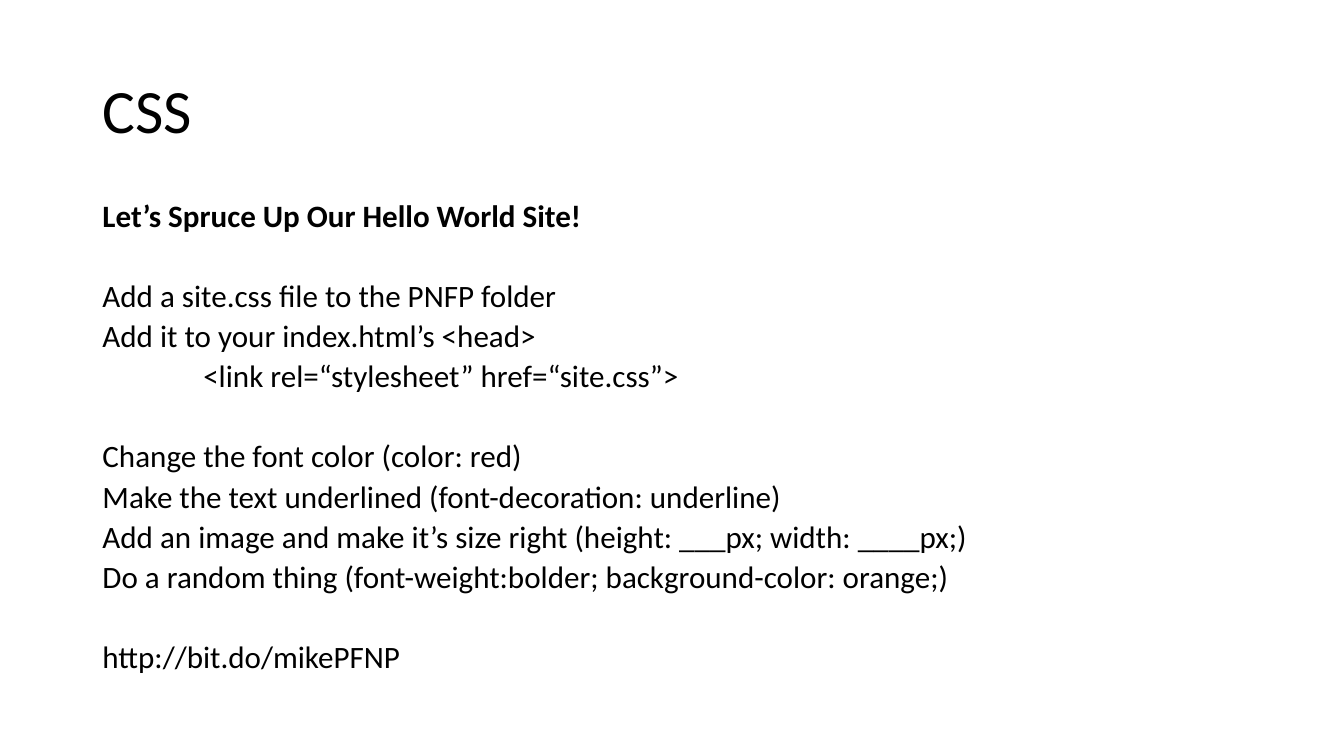
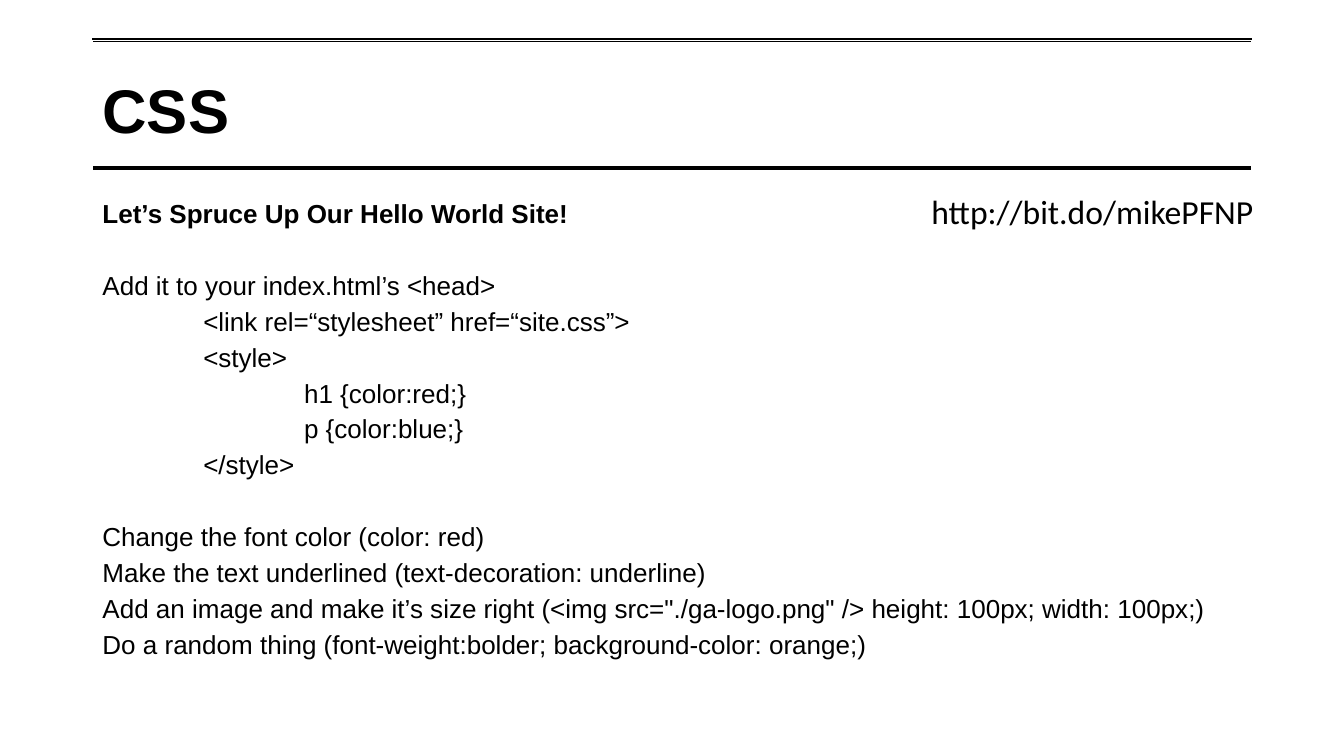
Before and after one commit to lipsitzm/PFNP, a slide deck: slide 75 of PFNP Single Day.pptx (slide 70 before the commit). Drawn at 1344x756 pixels with LibreOffice and Linux fonts; fonts in the diff are those of the drawing; background and template pictures are left out. Boxes give left, top, right and bottom in pixels: in the first picture for what was removed or moved away, otherwise in the second. Text is boxed around its words. In the diff, an @@ line names an element or a change of style, - is before the commit and + after.

Commit message:
Updating Slides

```diff
--- a/PFNP Single Day.pptx
+++ b/PFNP Single Day.pptx
@@ title "CSS": place and size @@
-title "CSS" at bbox=[102, 93, 191, 134]
+title "CSS" at bbox=[93, 40, 1252, 187]
@@ title "CSS" at bbox=[93, 40, 1252, 187]: font Calibri to Arial, bold on; outline none to #FFFFFF 0.75 pt @@
@@ line added from (93, 40) to (1252, 40), #000000 3 pt @@
@@ line added from (93, 168) to (1252, 168), #000000 3 pt @@
@@ text at bbox=[102, 204, 866, 660]: size 22.2 to 18.6 pt, font Calibri to Arial in "Let’s Spruce Up Our Hello World Site!", "Add it to your index.html’s <head>", "<link rel=“stylesheet” href=“site.css”>", "Change the font color (color: red)" and 1 more places @@
@@ text added at bbox=[931, 200, 1253, 230], 24 pt, text #000000 @@
+http://bit.do/mikePFNP
@@ text at bbox=[102, 285, 556, 308]: paragraph removed @@
-Add a site.css file to the PNFP folder
@@ text at bbox=[203, 348, 466, 480]: paragraphs added @@
+<style>
+h1 {color:red;}
+p {color:blue;}
+</style>
@@ text at bbox=[102, 563, 1204, 624]: text changed; size 22.2 to 18.6 pt; font Calibri to Arial @@
-Make the text underlined (font-decoration: underline)
-Add an image and make it’s size right (height: ___px; width: ____px;)
+Make the text underlined (text-decoration: underline)
+Add an image and make it’s size right (<img src="./ga-logo.png" /> height: 100px; width: 100px;)
@@ text at bbox=[102, 646, 399, 673]: paragraph removed @@
-http://bit.do/mikePFNP
```
Also in this commit, not shown: 112 other slides changed, 11 slides added.
